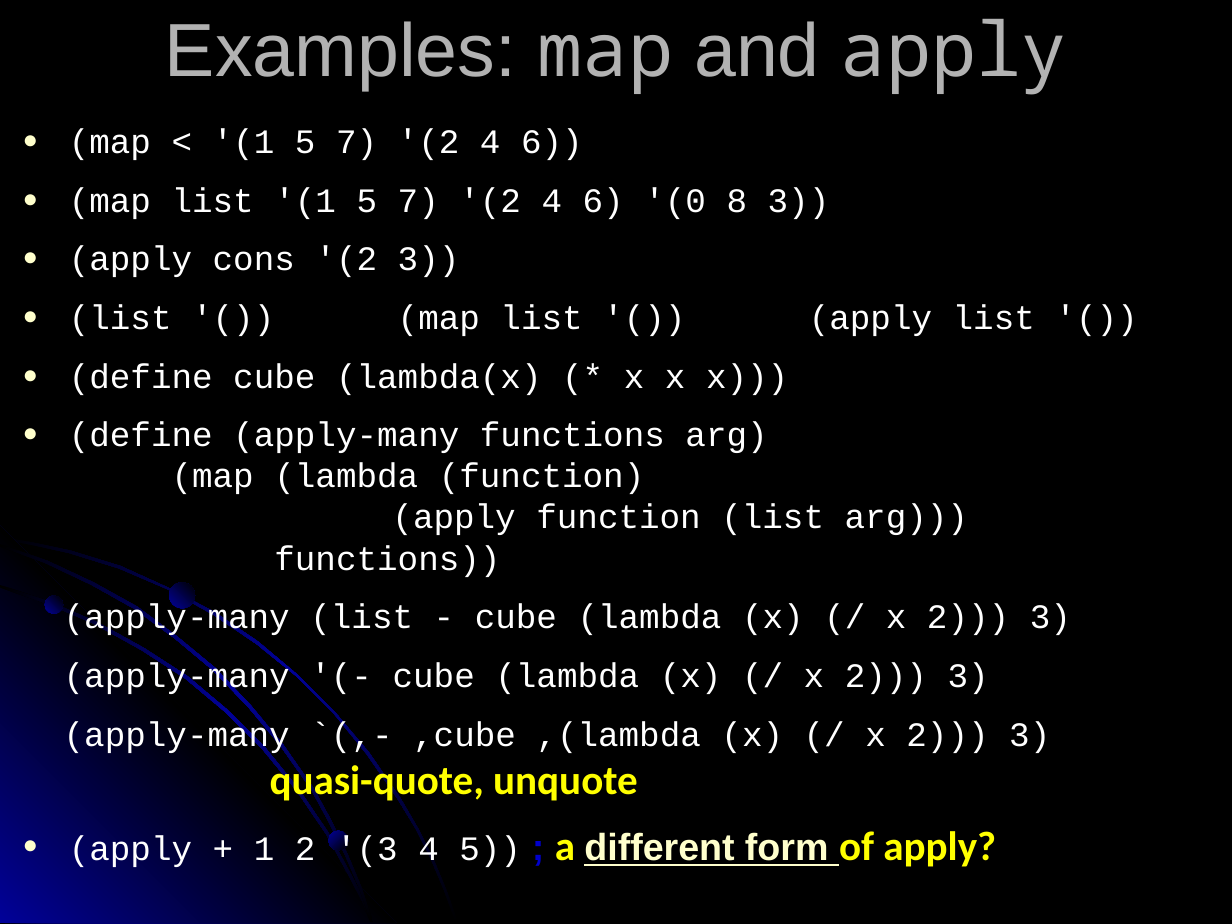
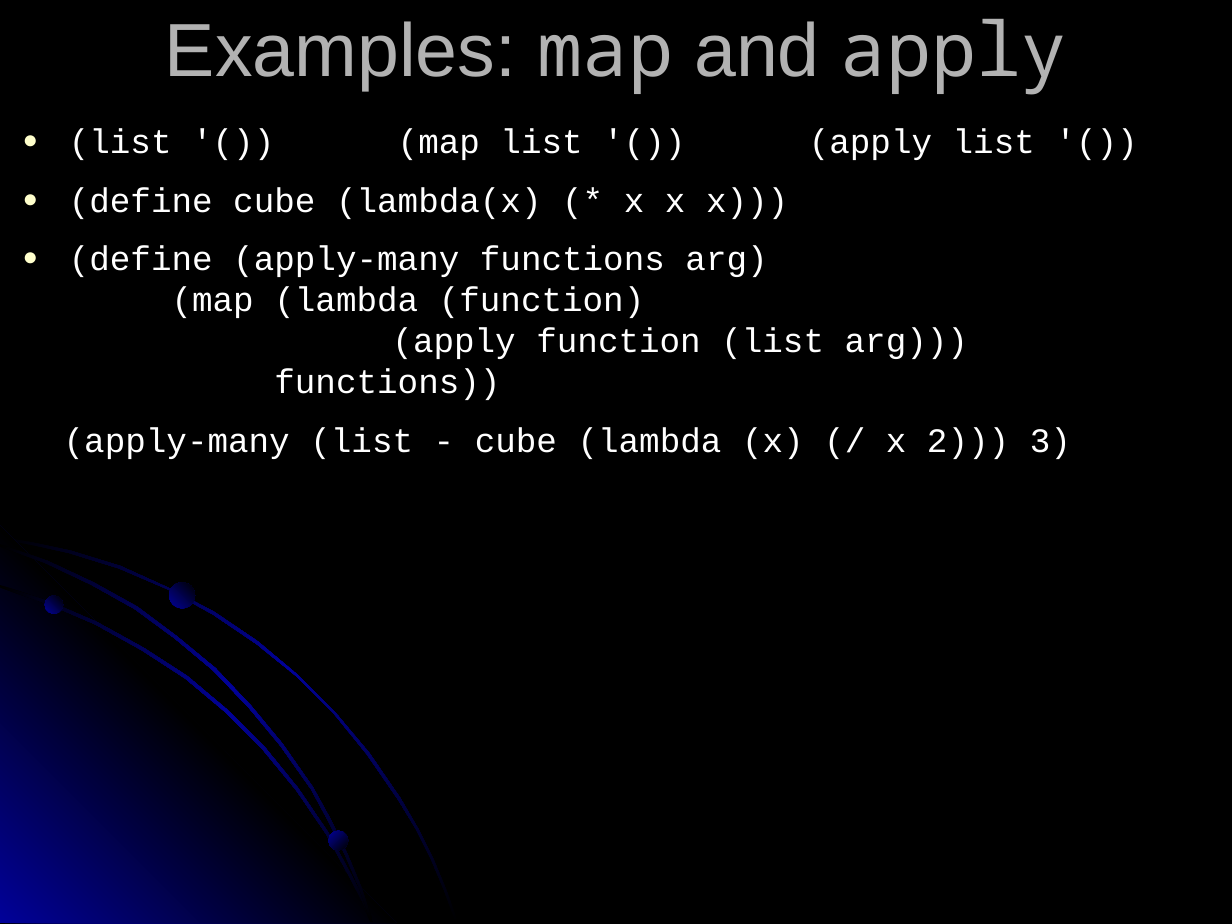
Before and after one commit to RHIT-CSSE/csse304, a slide deck: slide 3 of ClassMaterials/OddsAndEnds/06-OddsAndEnds.pptx. Drawn at 1232x924 pixels with LibreOffice and Linux fonts; fonts in the diff are those of the drawing. Boxes give left, top, right and bottom in pixels: in the first picture for what was removed or moved away, otherwise in the second. Text is boxed around its words. In the diff, an @@ line names an element or a change of style, - is before the commit and + after.

```diff
--- a/ClassMaterials/OddsAndEnds/06-OddsAndEnds.pptx
+++ b/ClassMaterials/OddsAndEnds/06-OddsAndEnds.pptx
@@ text at (69,128,830,277): paragraphs removed @@
-● (map < '(1 5 7) '(2 4 6))
-● (map list '(1 5 7) '(2 4 6) '(0 8 3))
-● (apply cons '(2 3))
@@ text at (64,662,1050,867): paragraphs removed @@
-(apply-many '(- cube (lambda (x) (/ x 2))) 3)
-(apply-many `(,- ,cube ,(lambda (x) (/ x 2))) 3)
-quasi-quote, unquote
-● (apply + 1 2 '(3 4 5)) ; a different form of apply?
```
Also in this commit, not shown: 1 other slide changed.
